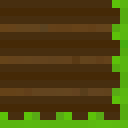
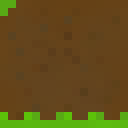
Layers edited between the first and the second w=128, h=128 image:
hid "BottomRight" (1st of 4, in "Rules" › "TilledWetGrassRules") over [0, 0, 128, 120]
showed "Bottom" (1st of 4, in "Rules" › "TilledWetGrassRules"), painted on it over [0, 0, 128, 120]
hid group "RuleLines" (9 layers) over [0, 0, 128, 120]
hid group "TilledWet" (1st of 2) (1 layers) over [0, 0, 128, 120]
hid "TilledWet" (2nd of 2, in "TilledWet") over [0, 0, 128, 120]
showed group "DirtWet" (1st of 2) (1 layers) over [0, 0, 128, 120]
